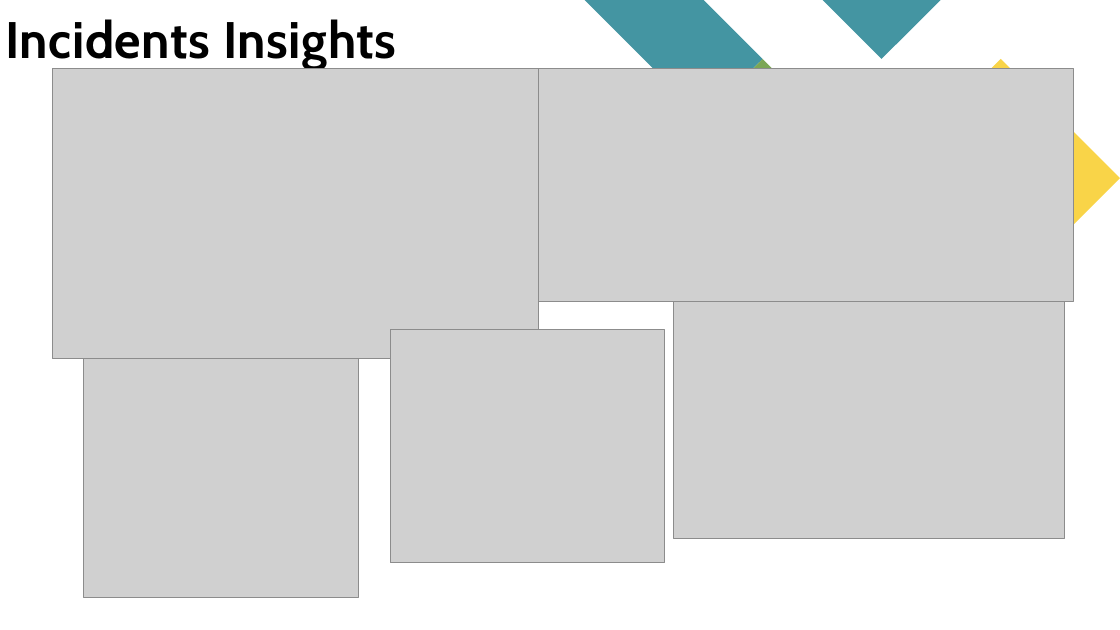
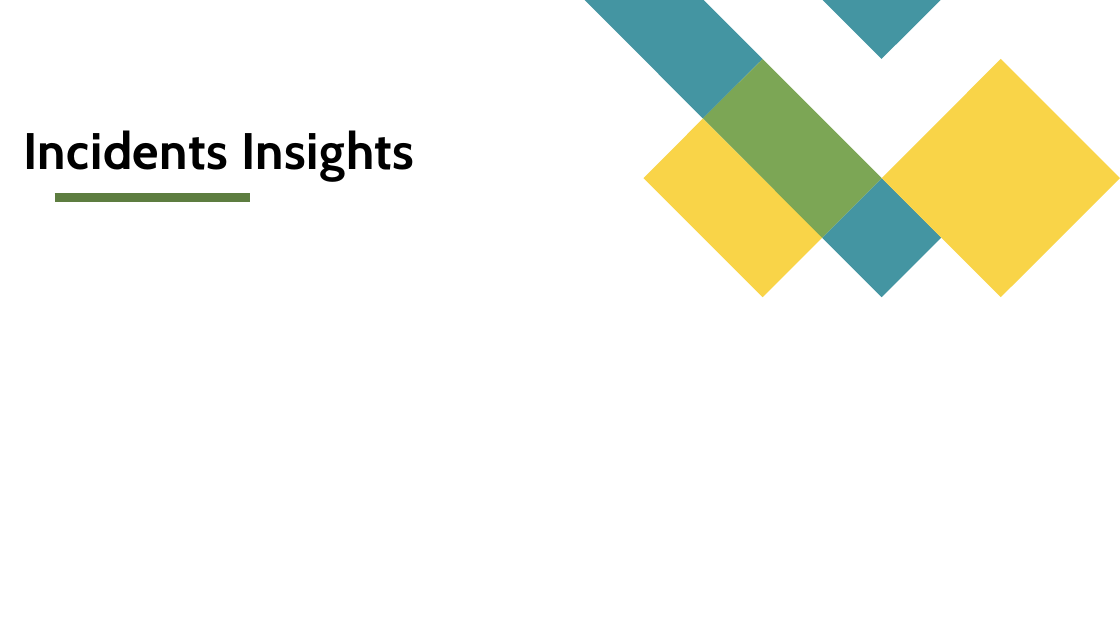
Before and after one commit to x22237941/Database-and-Analytical-Programming, a slide deck: slide 10 of TeamI.pptx. Drawn at 1120x630 pixels with LibreOffice and Linux fonts; fonts in the diff are those of the drawing; grey boxes stand for pictures. Boxes give left, top, right and bottom in pixels: in the first picture for what was removed or moved away, otherwise in the second. Text is boxed around its words. In the diff, an @@ line names an element or a change of style, - is before the commit and + after.

```diff
--- a/TeamI.pptx
+++ b/TeamI.pptx
@@ group removed at (x1=52, y1=68, x2=1073, y2=597): 5 pictures @@
@@ freeform shape added at (x1=644, y1=118, x2=823, y2=297), fill #F9D448 @@
@@ title "Incidents Insights" moved from (x1=5, y1=19, x2=396, y2=69) to (x1=23, y1=130, x2=414, y2=180) @@
@@ line added from (55, 197) to (250, 197), #5D7D40 8 pt @@
```
